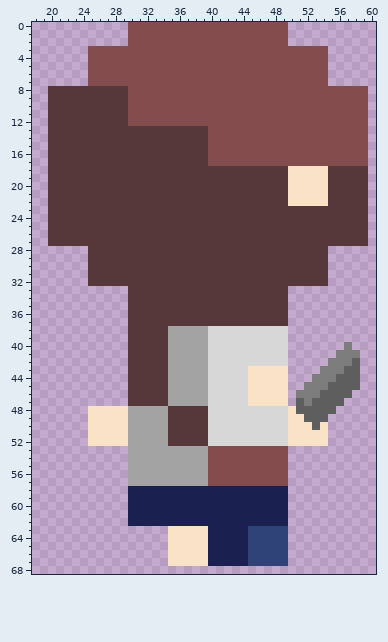
Sprite sheet: res/image/player/run_rightup_pistol/run1.png. This is how it looked before the edit.
The file is 80x80 pixels. Shown: x 18..60, y 0..68.
New version:
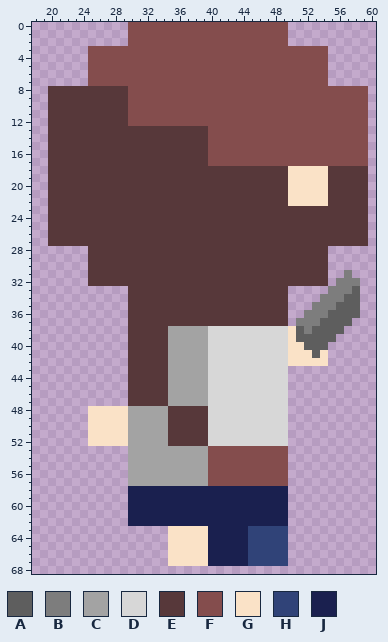
Palette (. is transparent): A #5e5e5e  B #7d7d7d  C #a3a3a3  D #d7d7d7  E #57383a  F #844d4d  G #fae2c7  H #304378  J #1a204f
Edits made:
{"y":31,"x":57,"old":".","new":"B"}
{"y":32,"x":56,"old":"...","new":"BBB"}
{"y":33,"x":55,"old":"....","new":"BBBA"}
{"y":34,"x":54,"old":".....","new":"BBBAA"}
{"y":35,"x":53,"old":"......","new":"BBBAAA"}
{"y":36,"x":52,"old":".......","new":"BBBAAAA"}
{"y":37,"x":51,"old":".......","new":"BBBAAAA"}
{"y":38,"x":50,"old":".......","new":"GABAAAA"}
{"y":39,"x":50,"old":"......","new":"GAAAAA"}
{"y":40,"x":50,"old":".....","new":"GGAAA"}
{"y":40,"x":57,"old":"B","new":"."}
{"y":41,"x":50,"old":".....","new":"GGGAG"}
{"y":41,"x":56,"old":"BBB","new":"..."}
{"y":42,"x":50,"old":".....BBBA","new":"GGGGG...."}
{"y":43,"x":45,"old":"GGGGG","new":"DDDDD"}
{"y":43,"x":54,"old":"BBBAA","new":"....."}
{"y":44,"x":45,"old":"GGGGG","new":"DDDDD"}
{"y":44,"x":53,"old":"BBBAAA","new":"......"}
{"y":45,"x":45,"old":"GGGGG","new":"DDDDD"}
{"y":45,"x":52,"old":"BBBAAAA","new":"......."}
{"y":46,"x":45,"old":"GGGGG","new":"DDDDD"}
{"y":46,"x":51,"old":"BBBAAAA","new":"......."}
{"y":47,"x":45,"old":"GGGGG","new":"DDDDD"}
{"y":47,"x":51,"old":"ABAAAA","new":"......"}
{"y":48,"x":50,"old":"GAAAAA","new":"......"}
{"y":49,"x":50,"old":"GGAAA","new":"....."}
{"y":50,"x":50,"old":"GGGAG","new":"....."}
{"y":51,"x":50,"old":"GGGGG","new":"....."}
{"y":52,"x":50,"old":"GGGGG","new":"....."}
